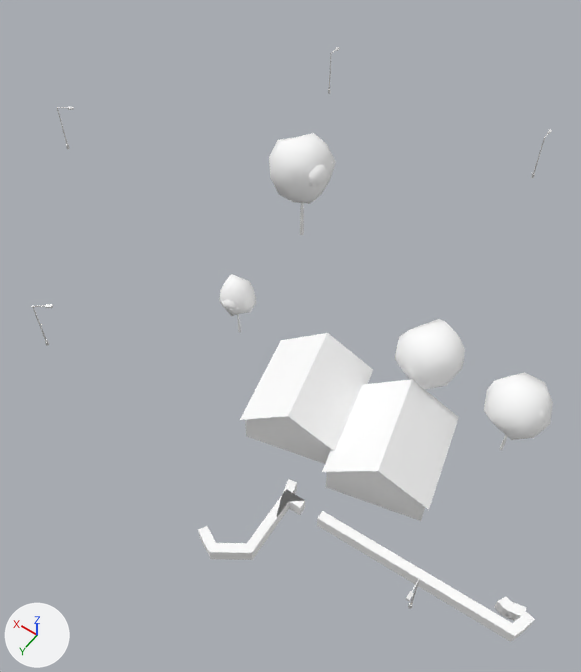
The glTF model cities/arlov-borggatan/pack/tiles/c-13_-13.glb as it was, and as the next commit left it.
Camera for both pictures: a 50 mm lens placed at (-784.9, -701.3, 62.5), pointed at (-756.6, -740.9, 0.3). The axes (+X, +Y, +Z) are drawn at lower left. The lights are the same throughout. The first picture is the older version. Where no turn or scale is listed for an object, it has been applied to the vertices. Vertices at exactly the same position are counted once.

The first picture shows 'SM_Building_w182238970', 'SM_Building_w182238980', 'SM_Street_Furniture_-13_-13', 'SM_Trees_-13_-13', 'SM_Wall_Hedge_-13_-13'.
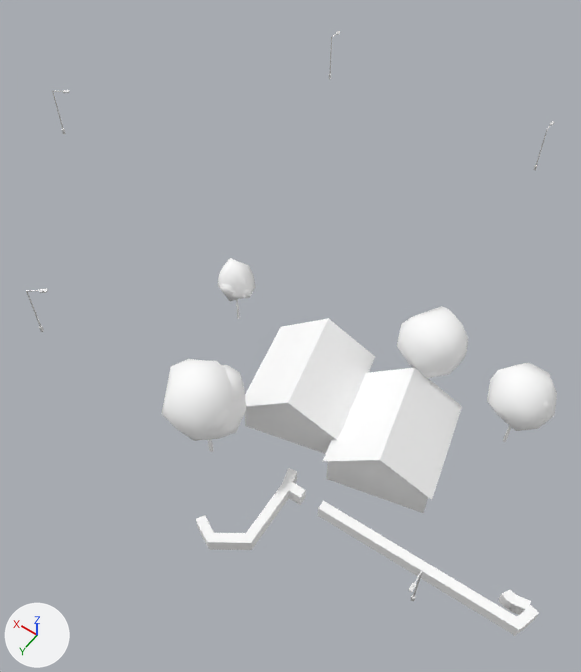
What changed in the scene script:
```text
Change me_sm_trees__13__13:
    used by ob_sm_trees__13__13; location = (-764.1, -746.5, 6.3); scale = (17.8, 17.8, 17.8)
    remove me_sm_trees__13__13.from_pydata(...)  # 552 vertices, 1008 faces; spans x -1.0..1.0, y -0.56..0.56, z -0.36..0.36
    add me_sm_trees__13__13.from_pydata(...)  # 552 vertices, 1008 faces; spans x -1.0..1.0, y -0.7..0.7, z -0.38..0.38
    me_sm_trees__13__13 part 1: the loose piece of 12 vertices spanning x 0.82..0.84, y -0.38..-0.36, z -0.35..-0.04 is moved by (-0.38, 0.87, 0.01)
    me_sm_trees__13__13 part 2: the loose piece of 12 vertices spanning x 0.66..0.68, y 0.44..0.46, z -0.35..-0.16 is scaled about its middle by (1.14, 1.13, 1.13), then moved by (0.23, -0.77, 0.05)
    me_sm_trees__13__13 part 3: the loose piece of 12 vertices spanning x -0.85..-0.83, y 0.27..0.28, z -0.36..-0.13 is scaled about its middle by (1.13, 1.14, 1.13), then moved by (0.02, -0.79, 0.0)
    me_sm_trees__13__13 part 4: the loose piece of 42 vertices spanning x 0.57..0.76, y 0.35..0.56, z -0.18..0.08 is scaled about its middle by 1.13, then moved by (0.22, -0.77, 0.07)
    me_sm_trees__13__13 part 5: the loose piece of 42 vertices spanning x 0.62..0.72, y 0.45..0.55, z -0.07..0.01 is scaled about its middle by (1.14, 1.13, 1.13), then moved by (0.23, -0.76, 0.08)
    me_sm_trees__13__13 part 6: the loose piece of 42 vertices spanning x -0.53..-0.19, y 0.11..0.42, z -0.12..0.21 is scaled about its middle by 1.13, then moved by (0.09, -0.79, 0.06)
    me_sm_trees__13__13 part 7: the loose piece of 42 vertices spanning x -1.0..-0.68, y 0.13..0.41, z -0.14..0.18 is scaled about its middle by 1.13, then moved by (0.02, -0.79, 0.04)
    me_sm_trees__13__13 part 8: the loose piece of 42 vertices spanning x -0.98..-0.84, y 0.22..0.37, z 0.01..0.13 is moved by (0.01, -0.79, 0.04)
    me_sm_trees__13__13 part 9: a new loose piece of 42 vertices spanning x 0.23..0.66, y 0.27..0.7, z -0.03..0.38, in mat_m_leaf (white #ffffff)
    me_sm_trees__13__13 part 10: a new loose piece of 42 vertices spanning x 0.26..0.46, y 0.43..0.65, z 0.11..0.29, in mat_m_leaf (white #ffffff)
    me_sm_trees__13__13 part 11: a new loose piece of 42 vertices spanning x 0.29..0.53, y 0.31..0.54, z 0.12..0.33, in mat_m_leaf (white #ffffff)
    me_sm_trees__13__13 part 12: the loose piece of 42 vertices spanning x 0.64..0.82, y -0.42..-0.26, z 0.15..0.29 is deleted
    me_sm_trees__13__13 part 13: the loose piece of 42 vertices spanning x 0.67..1.0, y -0.56..-0.21, z -0.04..0.36 is deleted
    other edits to the shape of me_sm_trees__13__13 do not show in these pictures
Change me_sm_wall_hedge__13__13:
    remove me_sm_wall_hedge__13__13.from_pydata(...)  # 96 vertices, 141 faces; spans x -12.7..12.7, y -5.3..5.3, z -0.7..0.7
    add me_sm_wall_hedge__13__13.from_pydata(...)  # 100 vertices, 149 faces; spans x -12.7..12.7, y -5.3..5.3, z -1.0..1.0
    me_sm_wall_hedge__13__13 part 14: the loose piece of 41 vertices spanning x -12.7..5.4, y -5.3..-2.1, z -0.7..0.7 is rebuilt with 43 vertices and now spans x -12.7..5.4, y -5.3..-2.1, z -1.0..0.9
    me_sm_wall_hedge__13__13 part 15: 54 vertices removed from x 7.0..12.7, y -3.8..5.3, z -0.7..0.7; 56 vertices added at x 7.0..12.7, y -3.8..5.3, z -0.5..1.0
Change ob_sm_building_w182238970:
    ob_sm_building_w182238970.location: (-767.0, -734.9, 2.9) -> (-767.0, -734.9, 4.6)
Change ob_sm_building_w182238980:
    ob_sm_building_w182238980.location: (-771.6, -734.8, 4.3) -> (-771.6, -734.8, 6.1)
Change ob_sm_street_furniture__13__13:
    ob_sm_street_furniture__13__13.location: (-749.9, -750.6, 3.7) -> (-749.9, -750.6, 5.4)
Change ob_sm_trees__13__13:
    ob_sm_trees__13__13.location: (-764.1, -746.5, 6.3) -> (-766.2, -733.5, 7.2)
    ob_sm_trees__13__13.scale: (17.8, 17.8, 17.8) -> (15.7, 15.7, 15.7)
Change ob_sm_wall_hedge__13__13:
    ob_sm_wall_hedge__13__13.location: (-775.2, -724.0, 0.5) -> (-775.2, -724.0, 2.2)
```

Location of each change, [x1, y1, x2, y2] in pixels of the pictures (581 x 672 px; the box of a moved part takes in the faces that stretch with it):
'SM_Trees_-13_-13', reshaped, moved, rescaled (19% wider, 39% shorter)
    before: [219, 133, 553, 450]
    after: [161, 258, 557, 452]
'SM_Building_w182238970', moved
    before: [240, 333, 425, 521]
    after: [244, 318, 428, 513]
'SM_Building_w182238980', moved
    before: [322, 379, 459, 509]
    after: [322, 367, 462, 500]
'SM_Wall_Hedge_-13_-13', reshaped, moved
    before: [198, 479, 535, 642]
    after: [196, 468, 539, 636]
'SM_Street_Furniture_-13_-13', moved
    before: [32, 47, 552, 609]
    after: [26, 31, 555, 601]
part 1 of me_sm_trees__13__13, moved or reshaped
    before: [300, 203, 304, 235]
    after: [208, 439, 214, 452]
part 2 of me_sm_trees__13__13, moved or reshaped
    before: [237, 314, 241, 332]
    after: [236, 299, 240, 319]
part 3 of me_sm_trees__13__13, moved or reshaped
    before: [500, 435, 507, 450]
    after: [503, 426, 511, 442]
part 4 of me_sm_trees__13__13, moved or reshaped
    before: [219, 274, 256, 316]
    after: [218, 258, 256, 301]
part 5 of me_sm_trees__13__13, moved or reshaped
    before: [221, 299, 235, 310]
    after: [220, 284, 234, 295]
part 6 of me_sm_trees__13__13, moved or reshaped
    before: [395, 319, 465, 390]
    after: [397, 306, 468, 378]
part 7 of me_sm_trees__13__13, moved or reshaped
    before: [484, 372, 553, 440]
    after: [487, 363, 557, 431]
part 8 of me_sm_trees__13__13, moved or reshaped (mostly hidden)
    before: [539, 410, 546, 421]
    after: [544, 401, 551, 412]
part 9 of me_sm_trees__13__13, added
    after: [161, 359, 246, 441]
part 10 of me_sm_trees__13__13, added (mostly hidden)
    after: [208, 409, 230, 431]
part 11 of me_sm_trees__13__13, added
    after: [222, 365, 244, 402]
part 12 of me_sm_trees__13__13, deleted
    before: [309, 165, 329, 186]
part 13 of me_sm_trees__13__13, deleted
    before: [269, 133, 336, 204]
part 14 of me_sm_wall_hedge__13__13, rebuilt
    before: [317, 511, 535, 642]
    after: [318, 501, 539, 636]
part 15 of me_sm_wall_hedge__13__13, moved or reshaped
    before: [198, 479, 305, 560]
    after: [196, 468, 306, 550]
